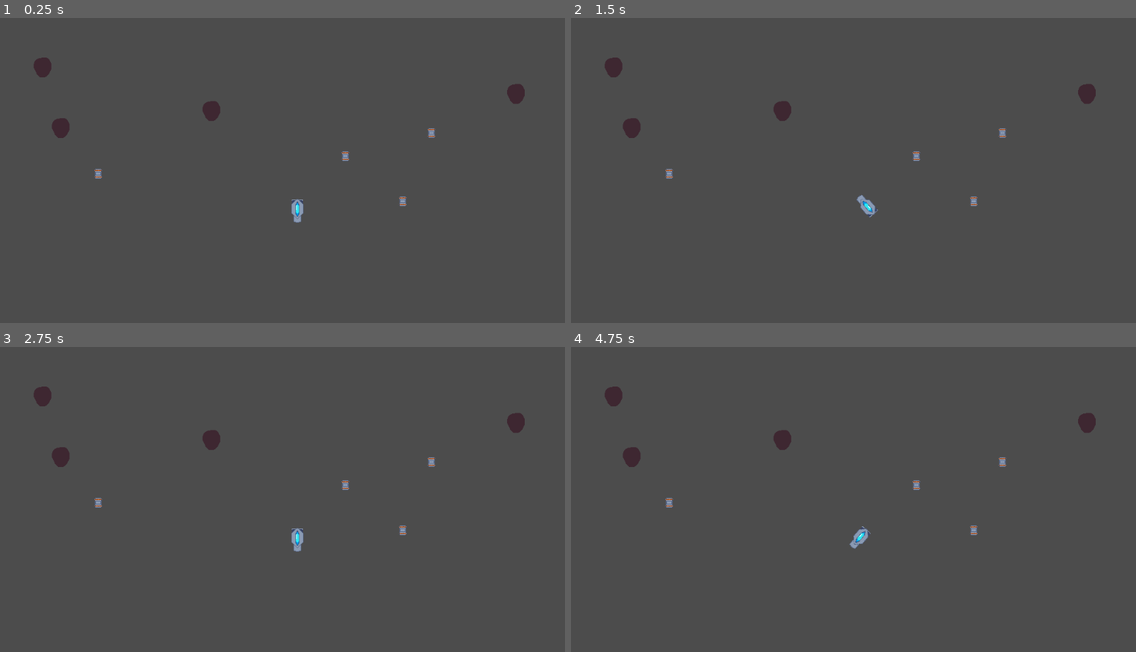
Above: before the commit, frames 1-4 (two rows, left to right).
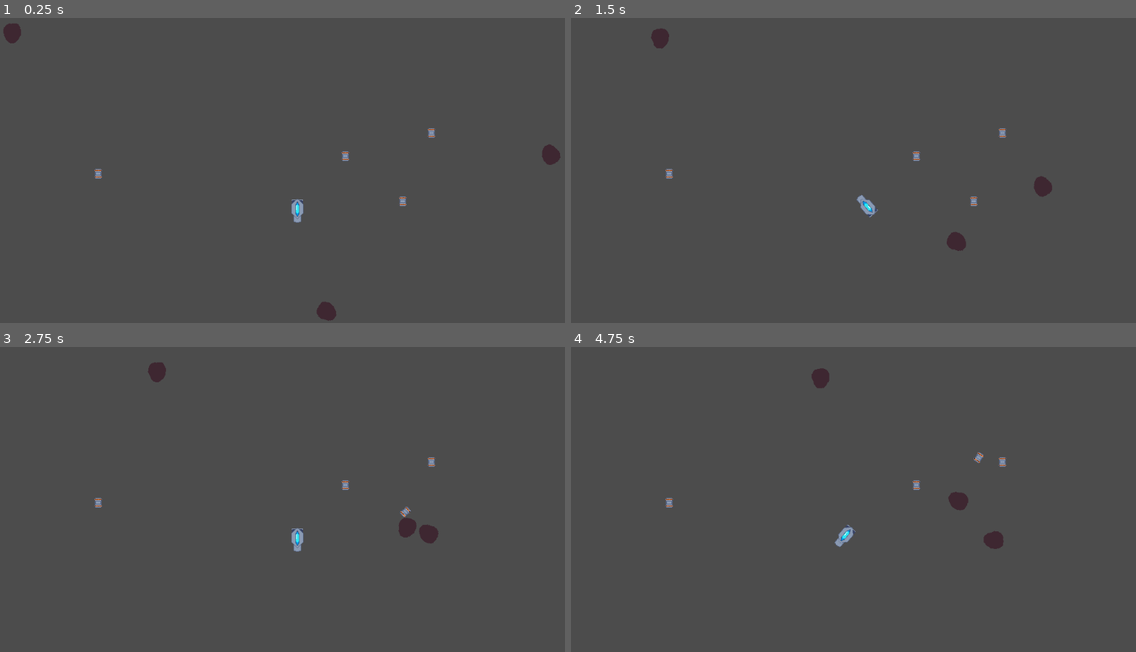
Above: after the commit, the same moments.

Repository: UnwarySage/Subthermal
Game: Godot game, scene res://level/Main.tscn
Two runs of this game, one before a commit and one after it. Both use one fixed random seed, a clock stepped at 60 frames per second and the inputs below.
Inputs:
- Up to frame 1 (0.25 s): no input
- Up to frame 2 (1.5 s): hold D (player_turn_right) 0.53-1.28 s; hold Down (player_brake) from 1.28 s (still down)
- Up to frame 3 (2.75 s): release Down (player_brake) at 2.03 s; hold D (player_turn_right) from 2.03 s (still down)
- Up to frame 4 (4.75 s): release D (player_turn_right) at 2.78 s; hold W (player_forward) 2.78-3.53 s; hold A (player_turn_left) from 3.53 s (still down)

The runs differ from the first frame. In frame 1, 1.1% of the frame differs, in the area x 0-100%, y 1-100%; in frame 2, 1.1%; in frame 3, 1.1%; in frame 4, 1.5%, in the area x 6-93%, y 6-67%.

Commit message:
basic asteroid spawning, misc improvements
add GAMEKEEPER singleton
make asteroids and cannisters despawn
make asteroids respawn
GAMEKEEPER spawns more asteroids over time
added art for thermal gauge

Diff:
--- /dev/null
+++ b/game/entities/DriftingObject.gd
@@ -0,0 +1,10 @@
+extends Node
+export (String) var type
+
+
+func offscreen():
+	GAMEKEEPER.obj_exited(type)
+	self.queue_free()
+
+func _on_VisNote_screen_exited():
+	offscreen()
--- a/game/entities/asteroid/AsteroidTemplate.tscn
+++ b/game/entities/asteroid/AsteroidTemplate.tscn
@@ -1,6 +1,7 @@
-[gd_scene load_steps=2 format=2]
+[gd_scene load_steps=3 format=2]
 
-[ext_resource path="res://entities/asteroid/asteroid2.png" type="Texture" id=1]
+[ext_resource path="res://entities/DriftingObject.gd" type="Script" id=1]
+[ext_resource path="res://entities/asteroid/asteroid2.png" type="Texture" id=2]
 
 [node name="AsteroidBody" type="RigidBody2D" groups=[
 "asteroid",
@@ -25,12 +26,20 @@
 linear_damp = -1.0
 angular_velocity = 0.0
 angular_damp = -1.0
+script = ExtResource( 1 )
+type = "asteroid"
 
 [node name="AsteroidSprite" type="Sprite" parent="." index="0"]
 
-texture = ExtResource( 1 )
+texture = ExtResource( 2 )
 
 [node name="CollisionPolygon2D" type="CollisionPolygon2D" parent="." index="1"]
 
 build_mode = 0
 polygon = PoolVector2Array( -3, -14, 6, -14, 13, -5, 12, 10, 3, 20, -9, 19, -15, 7, -17, -3, -15, -10 )
+
+[node name="VisNote" type="VisibilityNotifier2D" parent="." index="2"]
+
+rect = Rect2( -10, -10, 20, 20 )
+
+[connection signal="screen_exited" from="VisNote" to="." method="_on_VisNote_screen_exited"]
--- a/game/entities/cannister/Cannister.gd
+++ b/game/entities/cannister/Cannister.gd
@@ -1,5 +1,11 @@
-extends RigidBody2D
+extends "res://entities/DriftingObject.gd"
+var disabled  = false
 
 func collect(collector):
 	SCOREKEEPER.adjust_score(15)
+	disabled = true
 	self.queue_free()
+
+func _on_VizNote_screen_exited():
+	if(!disabled):
+		.offscreen()
--- a/game/entities/cannister/Cannister.tscn
+++ b/game/entities/cannister/Cannister.tscn
@@ -8,7 +8,7 @@
 custom_solver_bias = 0.0
 extents = Vector2( 6, 9 )
 
-[node name="CannisterBody" type="RigidBody2D" groups=[
+[node name="CannisterBody" type="RigidBody2D" index="0" groups=[
 "cannister",
 ]]
 
@@ -31,6 +31,7 @@
 angular_velocity = 0.0
 angular_damp = -1.0
 script = ExtResource( 1 )
+type = "cannister"
 
 [node name="CannisterSprite" type="Sprite" parent="." index="0" groups=[
 "cannister",
@@ -41,3 +42,9 @@
 [node name="CollisionShape2D" type="CollisionShape2D" parent="." index="1"]
 
 shape = SubResource( 1 )
+
+[node name="VizNote" type="VisibilityNotifier2D" parent="." index="2"]
+
+rect = Rect2( -10, -10, 20, 20 )
+
+[connection signal="screen_exited" from="VizNote" to="." method="_on_VizNote_screen_exited"]
--- a/game/entities/player/Ship.gd
+++ b/game/entities/player/Ship.gd
@@ -4,20 +4,24 @@
 export (float) var stat_engine_heat
 export (float) var stat_thruster_strength
 export (float) var stat_thermal_buffer
+export (int) var stat_max_health
 
 onready var engine_strength = stat_engine_strength
 onready var engine_heat = stat_engine_heat
 onready var thruster_strength = stat_thruster_strength
 onready var thermal_buffer = stat_thermal_buffer
+onready var max_health = stat_max_health
 onready var temperature = 0
+onready var damage = 0
 
 func _ready():
 	$EngineTarget.position.y = -engine_strength
 	$ThrusterTarget.position.x = thruster_strength
 
+
+
 func _integrate_forces(state):
 	self.applied_force = Vector2()
-
 	#handle input
 	#direction assumes ship is looking up, along -y
 	var direction = Vector2()
@@ -36,10 +40,12 @@
 	if(direction.x !=0):
 		fire_thruster(direction.x)
 
+
 func fire_engine(strength):
 	var pos = ($EngineTarget.global_position - self.global_position)
 	self.applied_force= pos * -1
 	self.temperature += engine_heat
+
 
 func fire_thruster(strength):
 	#expects a value from -1 to 1
@@ -50,3 +56,7 @@
 	#this should handle damage and collecting cannisters
 	if(body.is_in_group("cannister")):
 		body.collect(self)
+	elif(body.is_in_group("asteroid")):
+		damage+=1
+	if (damage >= max_health):
+		self.queue_free()
--- a/game/entities/player/Ship.tscn
+++ b/game/entities/player/Ship.tscn
@@ -36,15 +36,16 @@
 sleeping = false
 can_sleep = true
 linear_velocity = Vector2( 0, 0 )
-linear_damp = 0.01
+linear_damp = 0.1
 angular_velocity = 0.0
 angular_damp = -1.0
 script = ExtResource( 1 )
 _sections_unfolded = [ "Linear" ]
-stat_engine_strength = 20.0
+stat_engine_strength = 50.0
 stat_engine_heat = 1.0
 stat_thruster_strength = 1.0
 stat_thermal_buffer = 15.0
+stat_max_health = 3
 
 [node name="ShipBody" type="Sprite" parent="." index="0"]
 
--- /dev/null
+++ b/game/level/GameKeeper.gd
@@ -0,0 +1,37 @@
+extends Timer
+
+export (PackedScene) var level_scene = preload("res://level/Main.tscn")
+var spawn_queue = []
+var spawner = null
+
+
+func obj_exited(type):
+	spawn_queue.append("asteroid")
+
+
+func _process(delta):
+	if(!spawn_queue.empty() ):
+		if(spawner !=null):
+			pass
+			spawner.obj_spawn_requested(spawn_queue.pop_front())
+
+func register_spawner(new_spawner):
+	spawner = new_spawner
+	print("GAMEKEEPER: spawner registered")
+
+func new_level():
+	#gets the present level, deletes it and then reinstances it
+	get_tree().get_root().get_node("level").queue_free()
+	var new_lvl = level_scene.instance()
+	get_tree().get_root().add_child(new_lvl)
+	spawn_queue = ["asteroid", "asteroid", "asteroid"]
+	print("level reset")
+
+func add_objects():
+	spawn_queue.append("asteroid")
+
+func _ready():
+	spawn_queue = ["asteroid", "asteroid", "asteroid"]
+	self.connect("timeout",self, "add_objects")
+	self.wait_time = 15.0
+	self.start()
--- a/game/level/Main.tscn
+++ b/game/level/Main.tscn
@@ -1,8 +1,17 @@
-[gd_scene load_steps=4 format=2]
+[gd_scene load_steps=6 format=2]
 
 [ext_resource path="res://entities/player/Ship.tscn" type="PackedScene" id=1]
-[ext_resource path="res://entities/asteroid/AsteroidTemplate.tscn" type="PackedScene" id=2]
-[ext_resource path="res://entities/cannister/Cannister.tscn" type="PackedScene" id=3]
+[ext_resource path="res://entities/cannister/Cannister.tscn" type="PackedScene" id=2]
+[ext_resource path="res://level/Spawner.gd" type="Script" id=3]
+[ext_resource path="res://entities/asteroid/AsteroidTemplate.tscn" type="PackedScene" id=4]
+
+[sub_resource type="Curve2D" id=1]
+
+bake_interval = 5.0
+_data = {
+"points": PoolVector2Array( 0, 0, 0, 0, 0, 0, 0, 0, 0, 0, 1020, 0, 0, 0, 0, 0, 1020, 600, 0, 0, 0, 0, 0, 600, 0, 0, 0, 0, 0, 0 )
+}
+_sections_unfolded = [ "Resource" ]
 
 [node name="level" type="Node2D"]
 
@@ -10,37 +19,41 @@
 
 position = Vector2( 539.047, 390.649 )
 _sections_unfolded = [ "Linear", "Transform" ]
-stat_engine_strength = 15.0
 stat_thruster_strength = 65.0
 
-[node name="AsteroidBody" parent="." index="1" instance=ExtResource( 2 )]
-
-position = Vector2( 79, 133 )
-
-[node name="AsteroidBody2" parent="." index="2" instance=ExtResource( 2 )]
-
-position = Vector2( 112, 243 )
-
-[node name="AsteroidBody3" parent="." index="3" instance=ExtResource( 2 )]
-
-position = Vector2( 385, 212 )
-
-[node name="AsteroidBody4" parent="." index="4" instance=ExtResource( 2 )]
-
-position = Vector2( 937, 181 )
-
-[node name="CannisterBody" parent="." index="5" instance=ExtResource( 3 )]
+[node name="CannisterBody" parent="." index="1" instance=ExtResource( 2 )]
 
 position = Vector2( 730, 379 )
+type = null
 
-[node name="CannisterBody2" parent="." index="6" instance=ExtResource( 3 )]
+[node name="CannisterBody2" parent="." index="2" instance=ExtResource( 2 )]
 
 position = Vector2( 178, 329 )
+type = null
 
-[node name="CannisterBody3" parent="." index="7" instance=ExtResource( 3 )]
+[node name="CannisterBody3" parent="." index="3" instance=ExtResource( 2 )]
 
 position = Vector2( 782, 255 )
+type = null
 
-[node name="CannisterBody4" parent="." index="8" instance=ExtResource( 3 )]
+[node name="CannisterBody4" parent="." index="4" instance=ExtResource( 2 )]
 
 position = Vector2( 626, 297 )
+type = null
+
+[node name="SpawnBorder" type="Path2D" parent="." index="5"]
+
+curve = SubResource( 1 )
+script = ExtResource( 3 )
+cannister = ExtResource( 2 )
+asteroid = ExtResource( 4 )
+
+[node name="SpawnLocation" type="PathFollow2D" parent="SpawnBorder" index="0"]
+
+offset = 0.0
+h_offset = 0.0
+v_offset = 0.0
+rotate = true
+cubic_interp = true
+loop = true
+lookahead = 4.0
--- /dev/null
+++ b/game/level/Spawner.gd
@@ -0,0 +1,31 @@
+extends Path2D
+
+export (PackedScene) var cannister
+export (PackedScene) var asteroid
+
+func _ready():
+	GAMEKEEPER.register_spawner(self)
+
+func spawn_obj(scene):
+    $SpawnLocation.set_offset(randi())
+    # create a Mob instance and add it to the scene
+    var spawn = scene.instance()
+    add_child(spawn)
+    # set the mob's direction perpendicular to the path direction
+    var direction = $SpawnLocation.rotation + PI/2
+    # set the mob's position to a random location
+    spawn.position = $SpawnLocation.position
+    # add some randomness to the direction
+    direction += rand_range(-PI/4, PI/4)
+    spawn.rotation = direction
+    # choose the velocity
+    spawn.linear_velocity = Vector2(rand_range(120, 150), 0).rotated(direction)
+
+func scene_from_type(inp_type):
+	match inp_type:
+		"asteroid": return asteroid
+		"cannister": return cannister
+
+func obj_spawn_requested(type):
+	spawn_obj(scene_from_type(type))
+	print("GAMEKEEPER:spawned " + type)
--- a/game/project.godot
+++ b/game/project.godot
@@ -17,6 +17,7 @@
 [autoload]
 
 SCOREKEEPER="*res://level/ScoreKeeper.gd"
+GAMEKEEPER="*res://level/GameKeeper.gd"
 
 [input]
 
Binary file added: game/entities/player/temperature_gauge_inner.png
Not shown, added: game/entities/player/temperature_gauge_inner.png.import
Binary file added: game/entities/player/temperature_gauge_outer.png
Not shown, added: game/entities/player/temperature_gauge_outer.png.import
Not shown, added: art-source/temperature_gauge.ase
